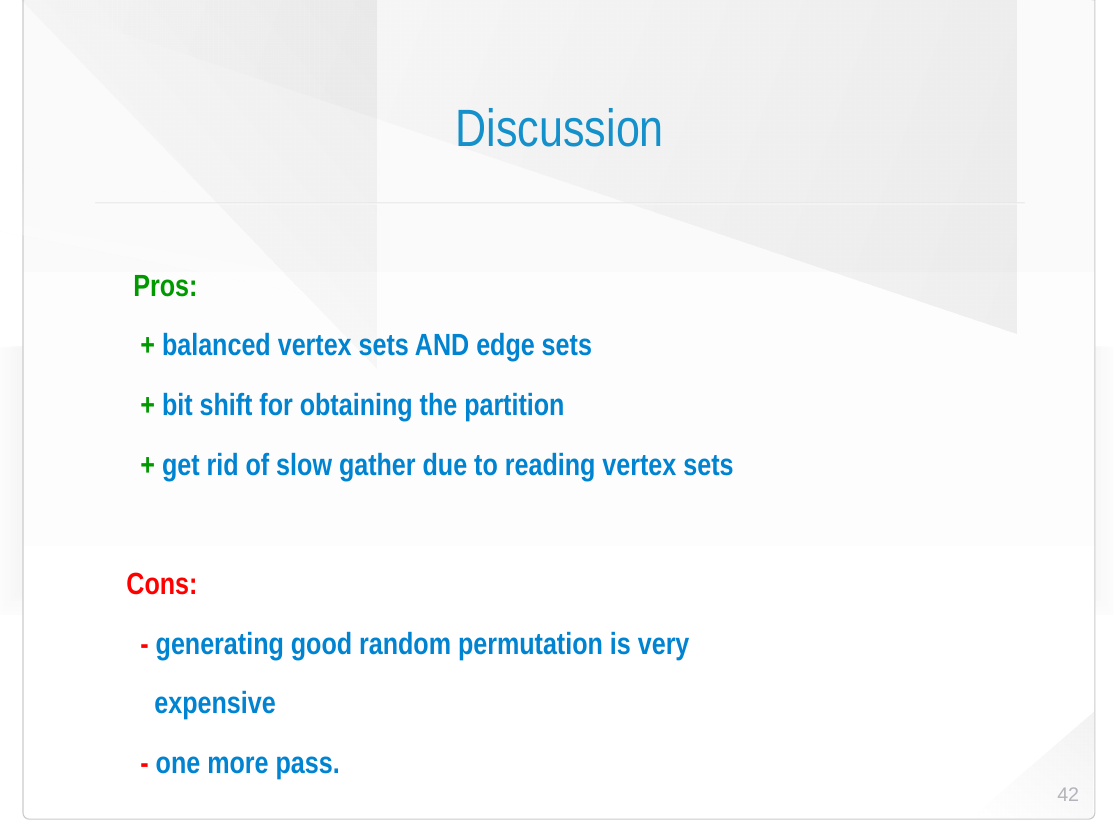
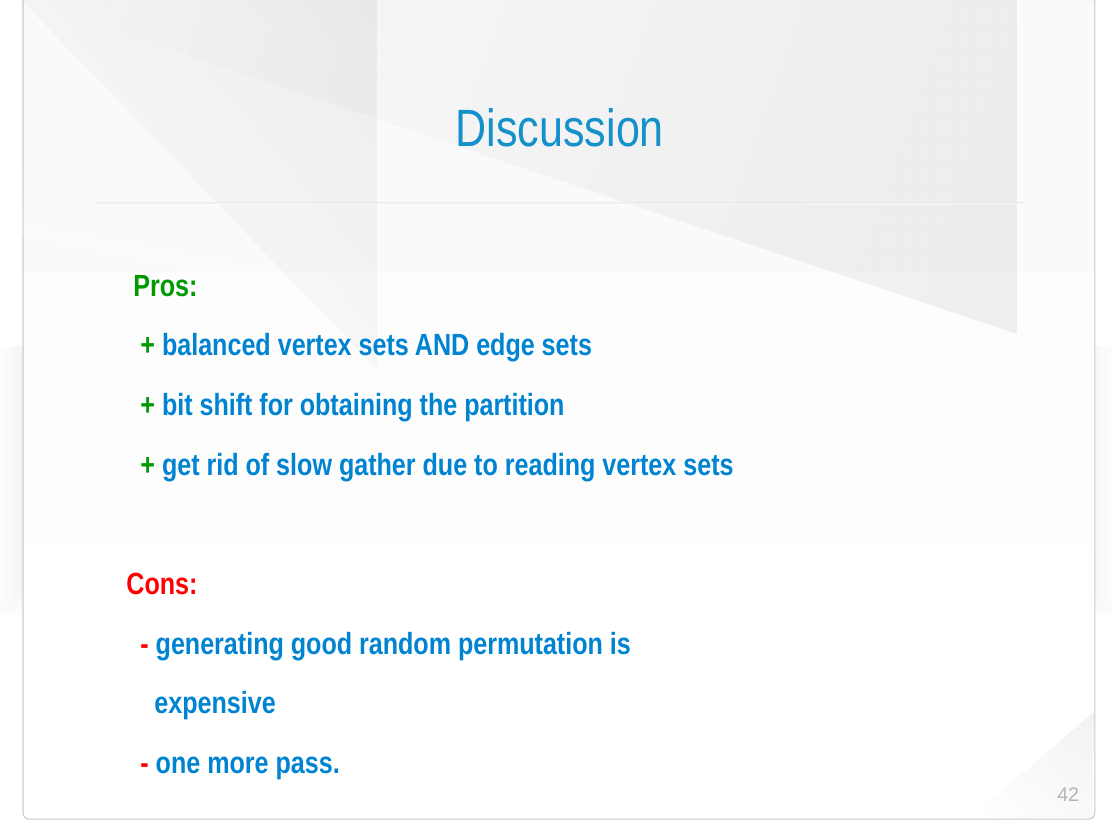
Before and after one commit to HaprianVlad/chaos, a slide deck: slide 42 of presentation.odp. Drawn at 1120x840 pixels with LibreOffice and Linux fonts; fonts in the diff are those of the drawing; background and template pictures are left out. Boxes give left, top, right and bottom in pixels: in the first picture for what was removed or moved away, otherwise in the second. Text is boxed around its words. In the diff, an @@ line names an element or a change of style, - is before the commit and + after.

```diff
--- a/presentation.odp
+++ b/presentation.odp
@@ text at <box>156,631,631,660</box>: text changed @@
-- generating good random permutation is very
+- generating good random permutation is
```
Also in this commit, not shown: 12 other slides changed.
